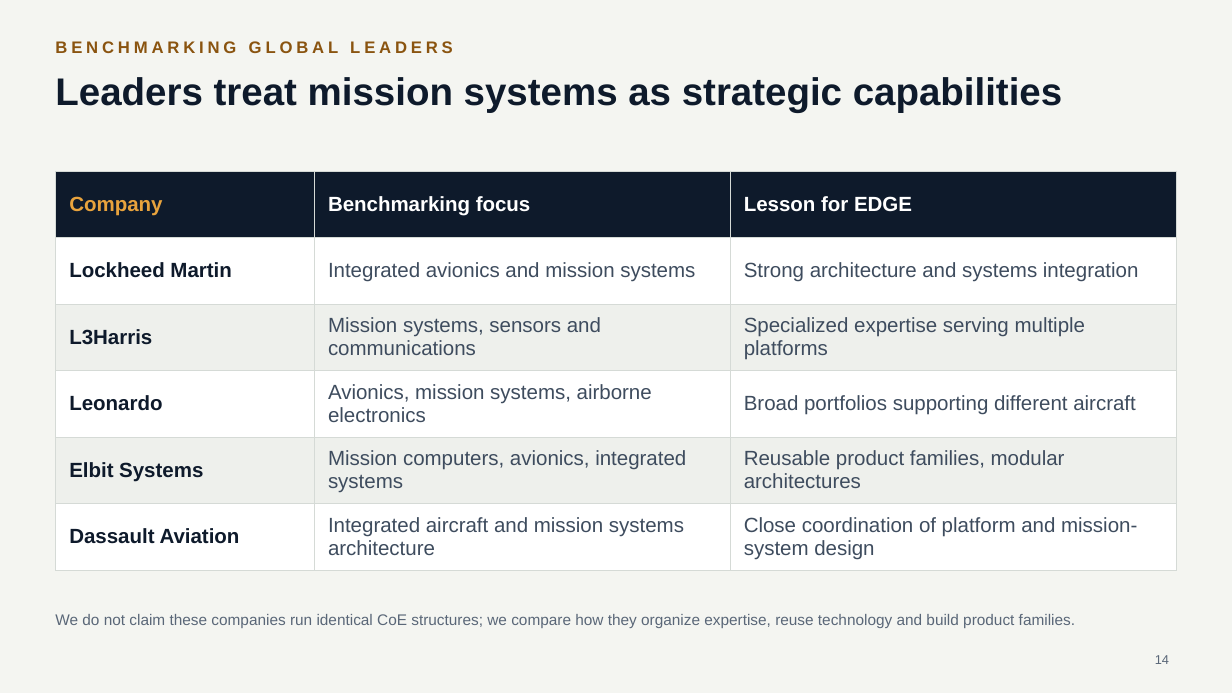
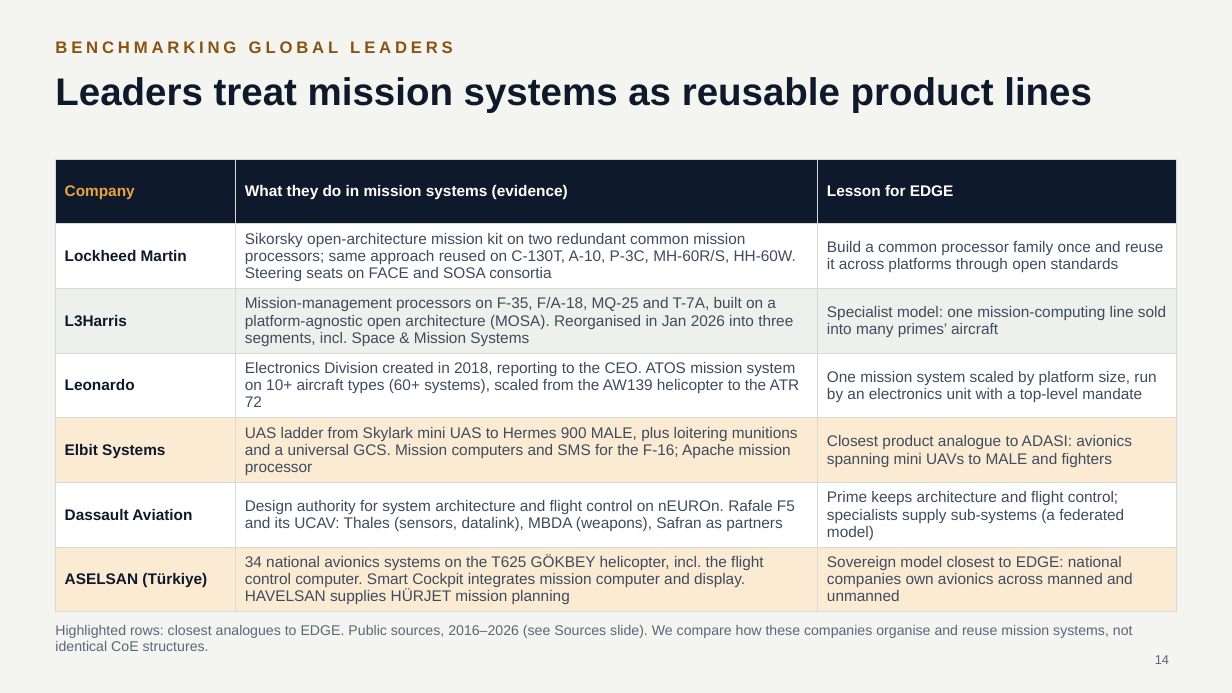
Before and after one commit to mmasabi/AIRepo, a slide deck: slide 14 of Avionics_CoE_Presentation.pptx. Drawn at 1232x693 pixels with LibreOffice and Linux fonts; fonts in the diff are those of the drawing. Boxes give left, top, right and bottom in pixels: in the first picture for what was removed or moved away, otherwise in the second. Text is boxed around its words. In the diff, an @@ line names an element or a change of style, - is before the commit and + after.

```diff
--- a/Avionics_CoE_Presentation.pptx
+++ b/Avionics_CoE_Presentation.pptx
@@ title at <box>55,77,1092,112</box>: text changed @@
-Leaders treat mission systems as strategic capabilities
+Leaders treat mission systems as reusable product lines
@@ table at <box>55,159,1177,608</box> @@
-row 1: Company | Benchmarking focus | Lesson for EDGE
-row 2: Lockheed Martin | Integrated avionics and mission systems | Strong architecture and systems integration
-row 3: L3Harris | Mission systems, sensors and communications | Specialized expertise serving multiple platforms
-row 4: Leonardo | Avionics, mission systems, airborne electronics | Broad portfolios supporting different aircraft
-row 5: Elbit Systems | Mission computers, avionics, integrated systems | Reusable product families, modular architectures
-row 6: Dassault Aviation | Integrated aircraft and mission systems architecture | Close coordination of platform and mission-system design
+row 1: Company | What they do in mission systems (evidence) | Lesson for EDGE
+row 2: Lockheed Martin | Sikorsky open-architecture mission kit on two redundant common mission processors; same approach reused on C-130T, A-10, P-3C, MH-60R/S, HH-60W. Steering seats on FACE and SOSA consortia | Build a common processor family once and reuse it across platforms through open standards
+row 3: L3Harris | Mission-management processors on F-35, F/A-18, MQ-25 and T-7A, built on a platform-agnostic open architecture (MOSA). Reorganised in Jan 2026 into three segments, incl. Space & Mission Systems | Specialist model: one mission-computing line sold into many primes’ aircraft
+row 4: Leonardo | Electronics Division created in 2018, reporting to the CEO. ATOS mission system on 10+ aircraft types (60+ systems), scaled from the AW139 helicopter to the ATR 72 | One mission system scaled by platform size, run by an electronics unit with a top-level mandate
+row 5: Elbit Systems | UAS ladder from Skylark mini UAS to Hermes 900 MALE, plus loitering munitions and a universal GCS. Mission computers and SMS for the F-16; Apache mission processor | Closest product analogue to ADASI: avionics spanning mini UAVs to MALE and fighters
+row 6: Dassault Aviation | Design authority for system architecture and flight control on nEUROn. Rafale F5 and its UCAV: Thales (sensors, datalink), MBDA (weapons), Safran as partners | Prime keeps architecture and flight control; specialists supply sub-systems (a federated model)
+row 7: ASELSAN (Türkiye) | 34 national avionics systems on the T625 GÖKBEY helicopter, incl. the flight control computer. Smart Cockpit integrates mission computer and display. HAVELSAN supplies HÜRJET mission planning | Sovereign model closest to EDGE: national companies own avionics across manned and unmanned
@@ table: place and size @@
-table at <box>55,171,1177,564</box>
+table at <box>55,159,1177,608</box>
@@ text at <box>55,625,1133,651</box>: text changed; size 12 to 11 pt @@
-We do not claim these companies run identical CoE structures; we compare how they organize expertise, reuse technology and build product families.
+Highlighted rows: closest analogues to EDGE. Public sources, 2016–2026 (see Sources slide). We compare how these companies organise and reuse mission systems, not identical CoE structures.
```
Also in this commit, not shown: 2 slides added.
